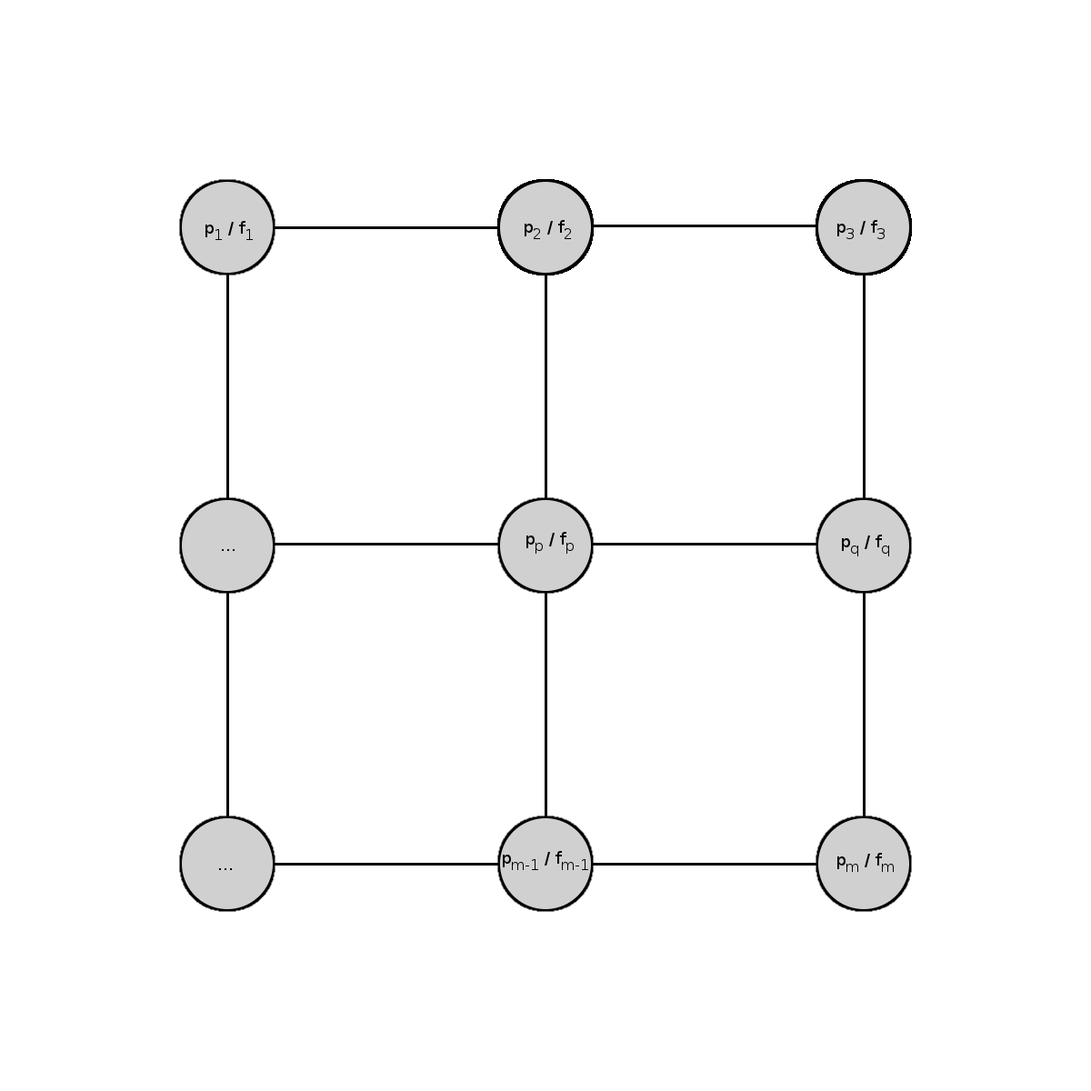
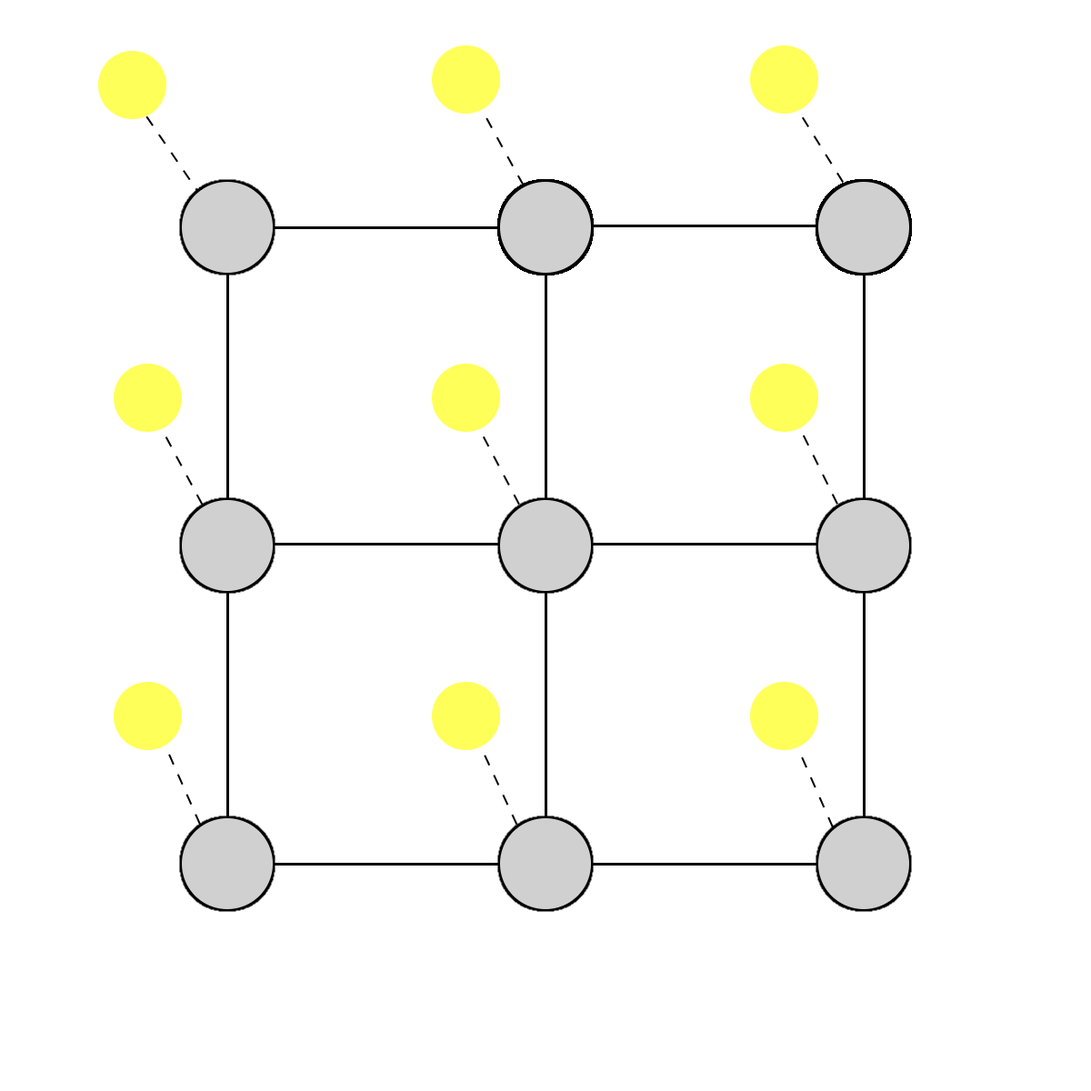
Layers edited between the first and the second (1091, 1091) image:
added layer "Pasted Layer" above "p2 / f2" over [98,45,895,873]
added layer "i #8" above "i #7" over [776,710,779,724]
added layer "i #7" above "i #6" over [466,707,469,721]
added layer "i #6" above "i #5" over [140,716,142,730]
added layer "i #5" above "i #4" over [781,393,784,407]
added layer "i #4" above "i #3" over [463,392,466,406]
added layer "i #3" above "i #2" over [138,393,141,407]
added layer "i #2" above "i #1" over [777,77,780,91]
added layer "i #1" above "i" over [460,75,463,89]
added layer "i" above "Background" over [124,80,127,94]
painted on "Background" over [98,45,819,751]
